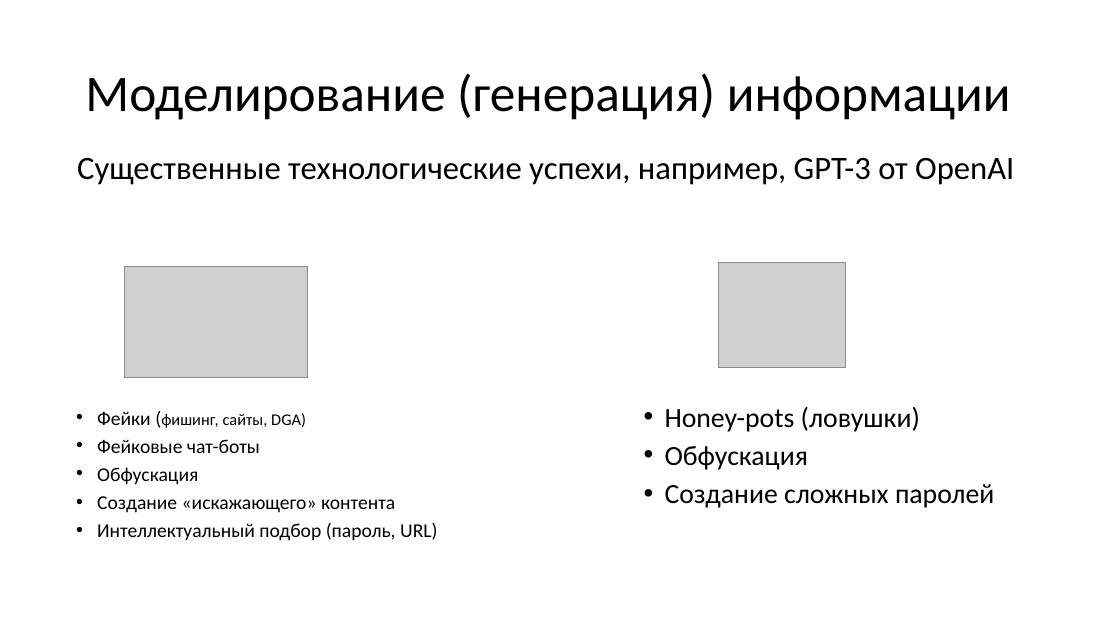
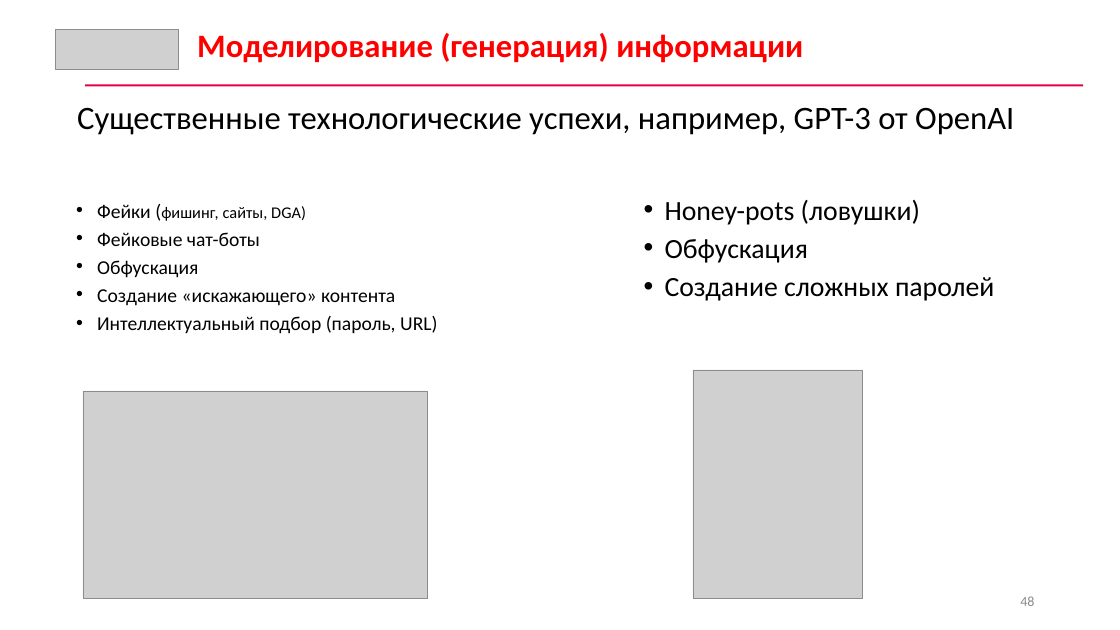
Before and after one commit to CyberLympha/AI-for-IS-Course, a slide deck: slide 48 of Лекции/Введение. Основы ИБ.pptx (slide 47 before the commit). Drawn at 1120x630 pixels with LibreOffice and Linux fonts; fonts in the diff are those of the drawing; grey boxes stand for pictures. Boxes give left, top, right and bottom in pixels: in the first picture for what was removed or moved away, otherwise in the second. Text is boxed around its words. In the diff, an @@ line names an element or a change of style, - is before the commit and + after.

```diff
--- a/Лекции/Введение. Основы ИБ.pptx
+++ b/Лекции/Введение. Основы ИБ.pptx
@@ picture added at [55,29,179,70] @@
@@ text "Моделирование (генерация) информации": place and size @@
-text "Моделирование (генерация) информации" at [85,73,1011,120]
+text "Моделирование (генерация) информации" at [197,33,803,63]
@@ text "Моделирование (генерация) информации" at [197,33,803,63]: size 44 to 28 pt, text colour #000000 to #FF0000, bold on; line spacing 0.9 to 1; vertical alignment middle to top @@
@@ rectangle added at [85,85,1083,87], fill #E20443 @@
@@ text "Существенные технологические успехи, например, GPT-3 ...": place and size @@
-text "Существенные технологические успехи, например, GPT-3 ..." at [77,157,1014,185]
+text "Существенные технологические успехи, например, GPT-3 ..." at [77,107,1014,135]
@@ text "Фейки (фишинг, cайты, DGA)": place and size @@
-text "Фейки (фишинг, cайты, DGA)" at [97,411,437,541]
+text "Фейки (фишинг, cайты, DGA)" at [97,204,437,334]
@@ text "Honey-pots (ловушки)": place and size @@
-text "Honey-pots (ловушки)" at [665,407,994,508]
+text "Honey-pots (ловушки)" at [665,200,994,301]
@@ picture: place and size @@
-picture at [719,262,845,367]
+picture at [693,370,863,598]
@@ picture: place and size @@
-picture at [124,266,308,377]
+picture at [83,391,428,598]
@@ page number added at [1020,596,1034,606], 12 pt, text #8C8C8C @@
+48
```
Also in this commit, not shown: 10 other slides changed, 1 slide added, 3 other files.
